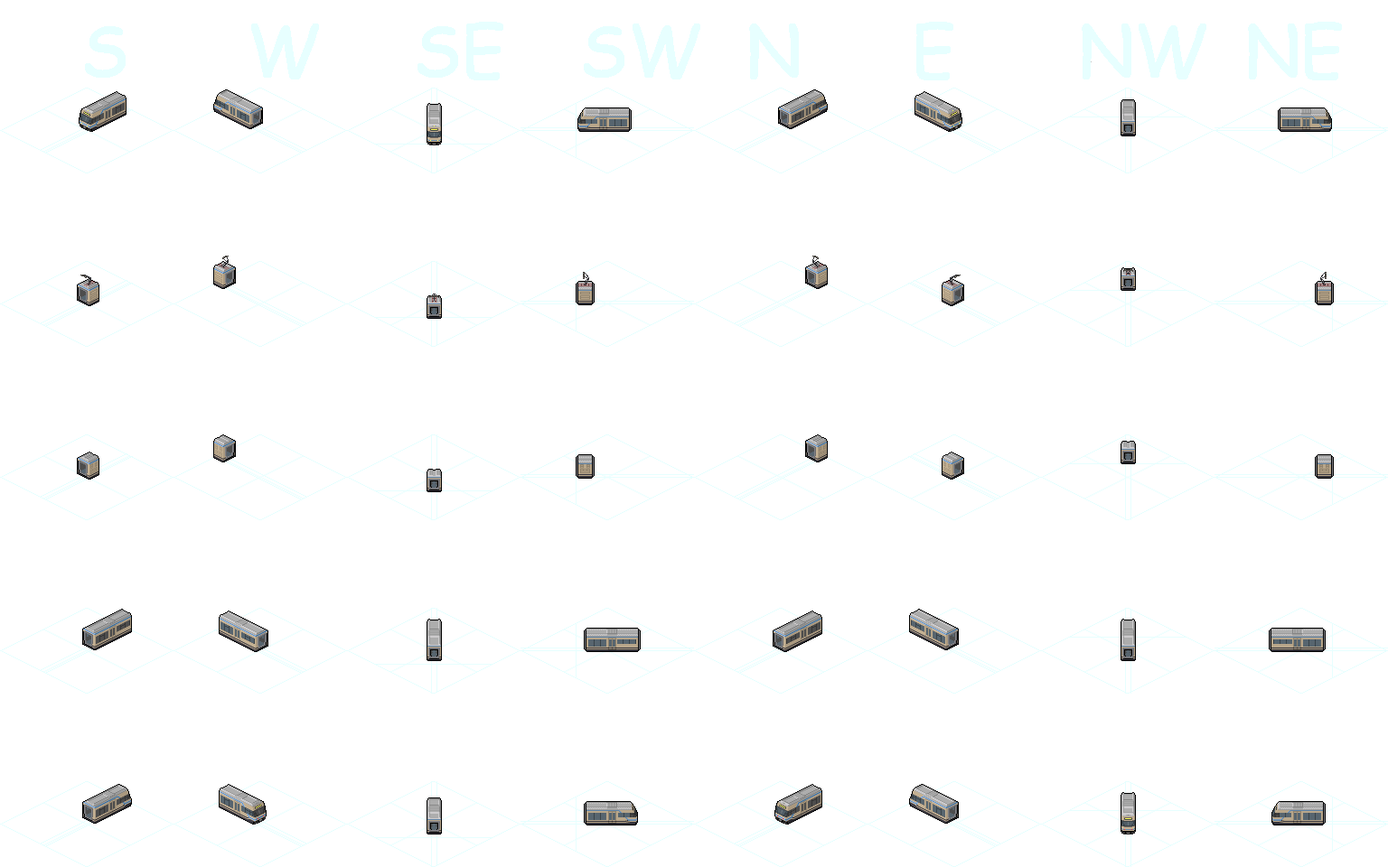
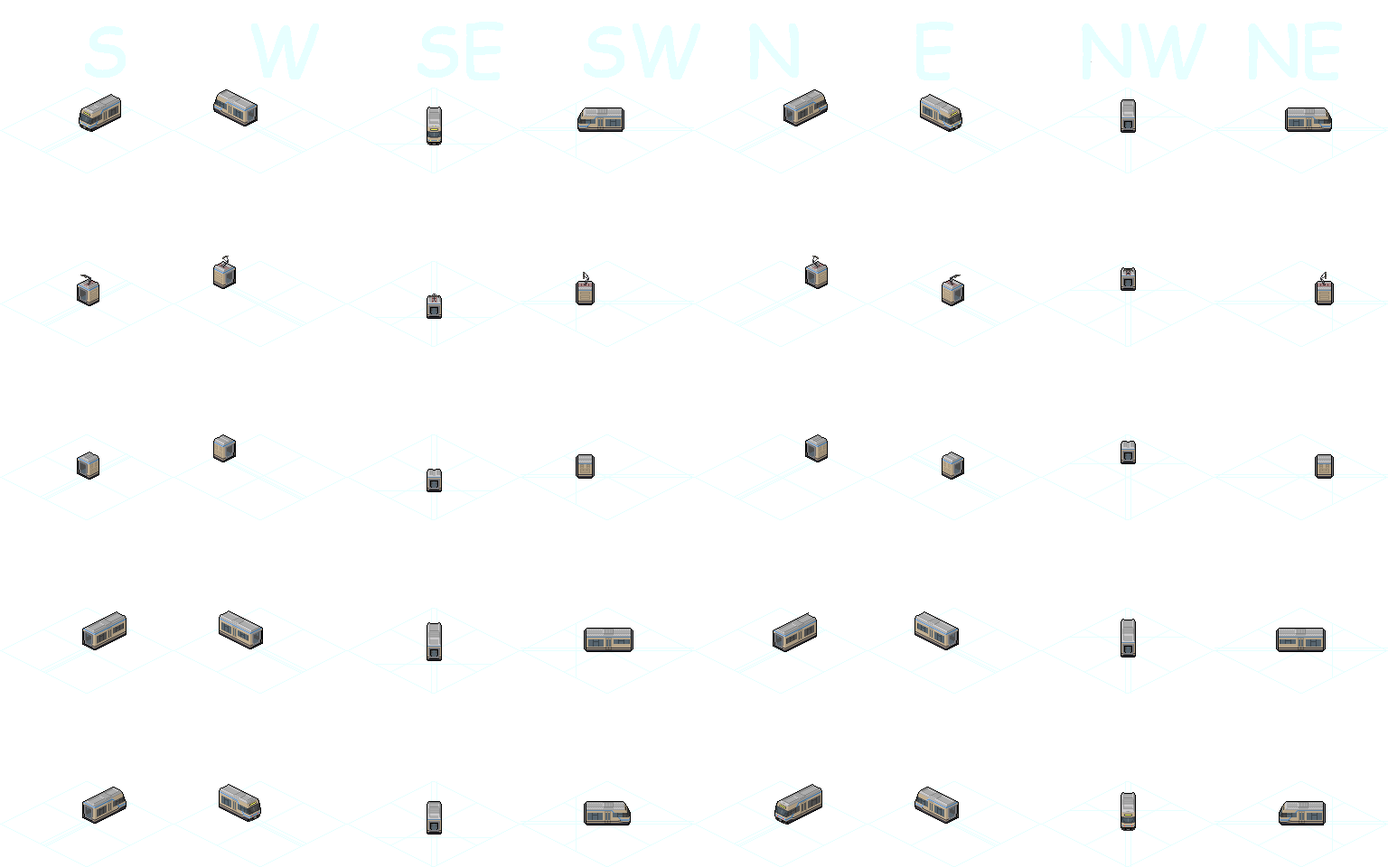
Before/after of a 1388 × 867 layered artwork. What changed in the layer stack:
added layer "Pano FO #2" above "Pano FO #1" over [93, 91, 1324, 835]
hid "Pano FO #1" over [93, 91, 1324, 835]
